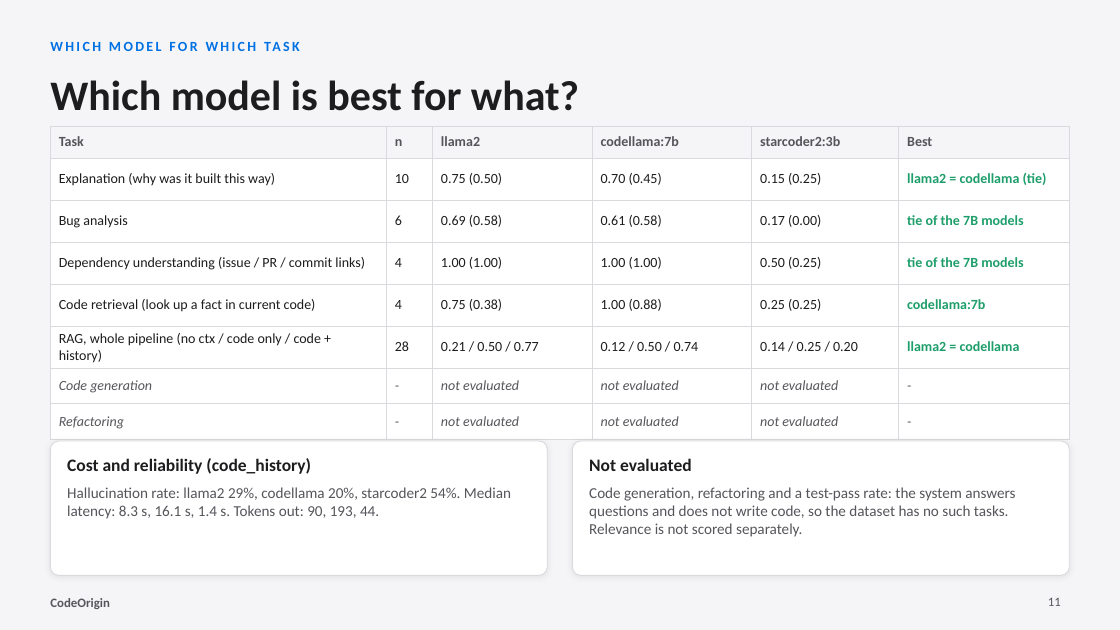
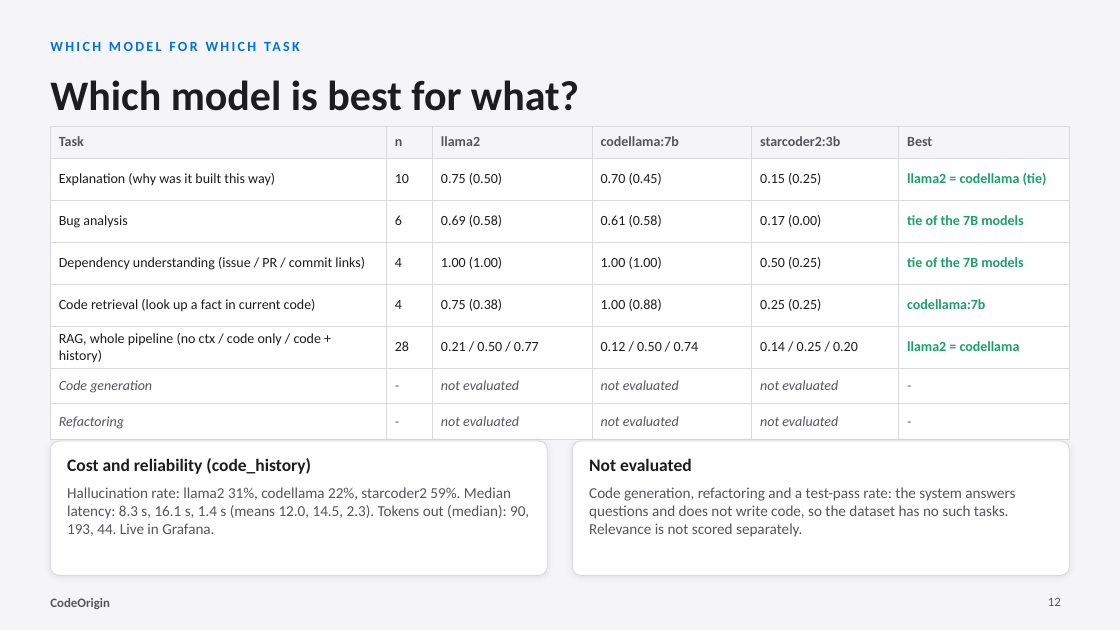
Before and after one commit to IATESPAGHETTI/Code_Origin, a slide deck: slide 12 of docs/CodeOrigin_presentation.pptx (slide 11 before the commit). Drawn at 1120x630 pixels with LibreOffice and Linux fonts; fonts in the diff are those of the drawing. Boxes give left, top, right and bottom in pixels: in the first picture for what was removed or moved away, otherwise in the second. Text is boxed around its words. In the diff, an @@ line names an element or a change of style, - is before the commit and + after.

```diff
--- a/docs/CodeOrigin_presentation.pptx
+++ b/docs/CodeOrigin_presentation.pptx
@@ text at [67,487,529,536]: text changed @@
-Hallucination rate: llama2 29%, codellama 20%, starcoder2 54%. Median latency: 8.3 s, 16.1 s, 1.4 s. Tokens out: 90, 193, 44.
+Hallucination rate: llama2 31%, codellama 22%, starcoder2 59%. Median latency: 8.3 s, 16.1 s, 1.4 s (means 12.0, 14.5, 2.3). Tokens out (median): 90, 193, 44. Live in Grafana.
@@ page number at [1048,597,1061,606]: text changed @@
-11
+12
```
Also in this commit, not shown: 2 other slides changed, 1 slide added, 16 other files.
